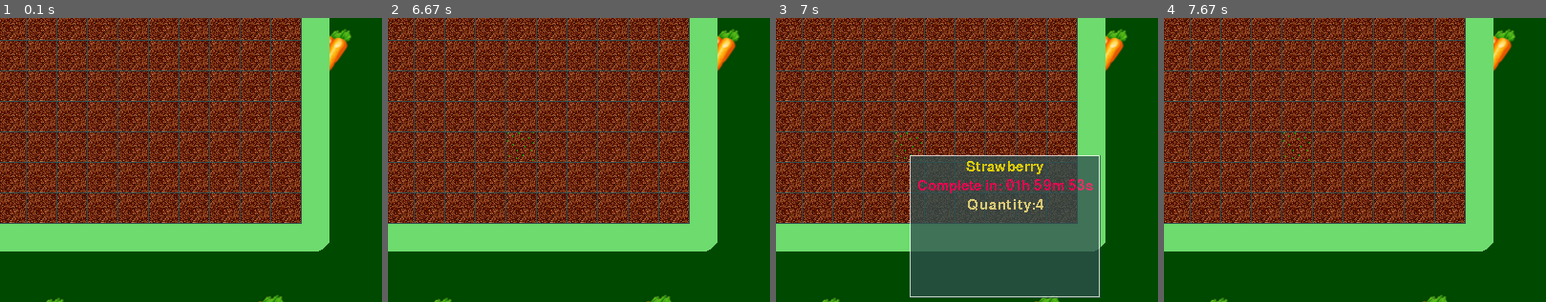
Above: before the commit, frames 1-4 (left to right).
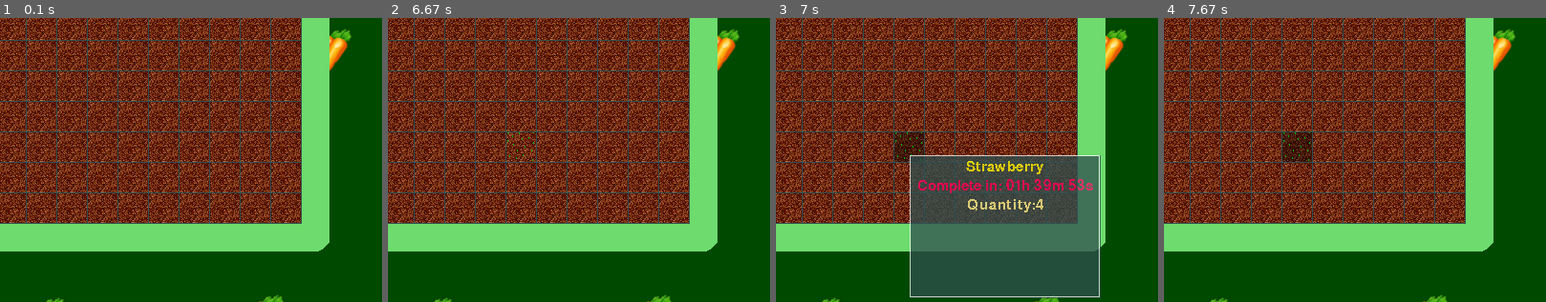
Above: after the commit, the same moments.

Repository: orneo1212/PythonFarmGame
Game: pygame game, started from pyFarmGame.py
Same seed, same stepped clock (60 frames per second), same inputs: the game is played once before the commit and once after it. The source is Python 2; it was converted automatically to run under Python 3.
Inputs (mouse positions are % of the whole screen's width and height, from its top left):
- Up to frame 1 (0.1 s): no input
- Up to frame 2 (6.67 s): press the mouse at (50, 56) at 0.37 s; move the mouse to (38, 53) at 0.47 s; release the mouse at (26, 51) at 0.6 s; press the mouse at (17, 5) at 0.7 s; move the mouse to (17, 15) at 0.8 s; release the mouse at (16, 26) at 0.93 s; press the mouse at (10, 5) at 1.03 s; move the mouse to (49, 46) at 1.13 s; release the mouse at (88, 88) at 1.27 s; press the mouse at (4, 5) at 1.37 s; move the mouse to (16, 44) at 1.47 s; release the mouse at (28, 82) at 1.6 s; press the mouse at (10, 5) at 1.7 s; move the mouse to (16, 35) at 1.8 s; release the mouse at (22, 65) at 1.93 s; press the mouse at (17, 5) at 2.03 s; move the mouse to (47, 45) at 2.13 s; release the mouse at (78, 86) at 2.27 s; press the mouse at (4, 5) at 2.37 s; move the mouse to (25, 9) at 2.47 s; release the mouse at (46, 12) at 2.6 s; press the mouse at (17, 5) at 2.7 s; move the mouse to (46, 13) at 2.8 s; release the mouse at (75, 22) at 2.93 s; press the mouse at (10, 5) at 3.03 s; move the mouse to (34, 24) at 3.13 s; release the mouse at (58, 44) at 3.27 s; press the mouse at (17, 5) at 3.37 s; move the mouse to (19, 27) at 3.47 s; release the mouse at (22, 48) at 3.6 s; press the mouse at (10, 5) at 3.7 s; move the mouse to (31, 45) at 3.8 s; release the mouse at (52, 86) at 3.93 s; press the mouse at (17, 5) at 4.03 s; move the mouse to (38, 27) at 4.13 s; release the mouse at (60, 48) at 4.27 s; press the mouse at (4, 5) at 4.37 s; move the mouse to (21, 34) at 4.47 s; release the mouse at (39, 64) at 4.6 s; press the mouse at (17, 5) at 4.7 s; move the mouse to (38, 11) at 4.8 s; release the mouse at (58, 17) at 4.93 s; press the mouse at (4, 5) at 5.03 s; move the mouse to (9, 45) at 5.13 s; release the mouse at (14, 85) at 5.27 s; press the mouse at (17, 5) at 5.37 s; move the mouse to (43, 21) at 5.47 s; release the mouse at (69, 38) at 5.6 s; press the mouse at (4, 5) at 5.7 s; move the mouse to (16, 13) at 5.8 s; release the mouse at (28, 22) at 5.93 s; press the mouse at (10, 5) at 6.03 s; move the mouse to (37, 36) at 6.13 s; release the mouse at (63, 66) at 6.27 s; press the mouse at (17, 5) at 6.37 s; move the mouse to (39, 24) at 6.47 s; release the mouse at (61, 42) at 6.6 s
- Up to frame 3 (7 s): press the mouse at (17, 5) at 6.7 s; move the mouse to (35, 33) at 6.8 s; release the mouse at (53, 60) at 6.93 s
- Up to frame 4 (7.67 s): press the mouse at (17, 5) at 7.03 s; move the mouse to (29, 38) at 7.13 s; release the mouse at (42, 72) at 7.27 s; press the mouse at (10, 5) at 7.37 s; move the mouse to (19, 36) at 7.47 s; release the mouse at (28, 67) at 7.6 s
The pictures show only the part of the screen within x 35-85%, y 36-86%; the shares and areas given below are measured in that part.

Frames 1-2 are identical in both runs. In frame 3, 0.7% of the frame differs, in the area x 31-70%, y 40-61%; in frame 4, 0.7%, in the area x 31-39%, y 40-51%.

Commit message:
mouse click can be holded

Diff:
--- a/pyFarmGame.py
+++ b/pyFarmGame.py
@@ -75,43 +75,42 @@
             if event.type==pygame.QUIT:
                 self.running=False
 
-            if event.type==pygame.MOUSEBUTTONDOWN:
-
-                mx,my=pygame.mouse.get_pos()
-
-                #left mouse button
-                if pygame.mouse.get_pressed()[0]==1:
-
-                    seed=self.get_seed_under_cursor()
-                    pos=self.get_farmtile_pos_under_mouse()
-
-                    #there is a seed under mouse
-                    if seed:
-                        if self.currenttool=='harvest' and pos:
-                            self.farm.harvest(pos[0], pos[1], self.inventory, self.itemscounter)
-
-                        if self.currenttool=='watering' and pos:
-                            self.farm.water(pos[0], pos[1])
-
-                    #there no seed under mouse
-                    else:
-                        if self.currenttool=='plant' and pos:
-                            self.farm.plant(pos[0], pos[1], self.create_new_seed_by_id(self.currentseed))
-
-                    #events for inventory
-                    index=self.get_index_inventory_under_mouse()
-                    if index:
-                        itemid=index[1]*self.inventorysize[0]+index[0]
-                        if itemid<len(self.inventory):
-                            self.currentseed=self.inventory[itemid]
-
-                    #events for tools
-                    if pygame.Rect((10,10,48,48)).collidepoint((mx,my)):
-                        self.currenttool='harvest'
-                    if pygame.Rect((60,10,48,48)).collidepoint((mx,my)):
-                        self.currenttool='plant'
-                    if pygame.Rect((110,10,48,48)).collidepoint((mx,my)):
-                        self.currenttool='watering'
+        #Mouse motion
+        mx,my=pygame.mouse.get_pos()
+
+        #left mouse button
+        if pygame.mouse.get_pressed()[0]==1:
+
+            seed=self.get_seed_under_cursor()
+            pos=self.get_farmtile_pos_under_mouse()
+
+            #there is a seed under mouse
+            if seed:
+                if self.currenttool=='harvest' and pos:
+                    self.farm.harvest(pos[0], pos[1], self.inventory, self.itemscounter)
+
+                if self.currenttool=='watering' and pos:
+                    self.farm.water(pos[0], pos[1])
+
+            #there no seed under mouse
+            else:
+                if self.currenttool=='plant' and pos:
+                    self.farm.plant(pos[0], pos[1], self.create_new_seed_by_id(self.currentseed))
+
+            #events for inventory
+            index=self.get_index_inventory_under_mouse()
+            if index:
+                itemid=index[1]*self.inventorysize[0]+index[0]
+                if itemid<len(self.inventory):
+                    self.currentseed=self.inventory[itemid]
+
+            #events for tools
+            if pygame.Rect((10,10,48,48)).collidepoint((mx,my)):
+                self.currenttool='harvest'
+            if pygame.Rect((60,10,48,48)).collidepoint((mx,my)):
+                self.currenttool='plant'
+            if pygame.Rect((110,10,48,48)).collidepoint((mx,my)):
+                self.currenttool='watering'
 
     def prepare_images(self):
         """Prepare images."""
